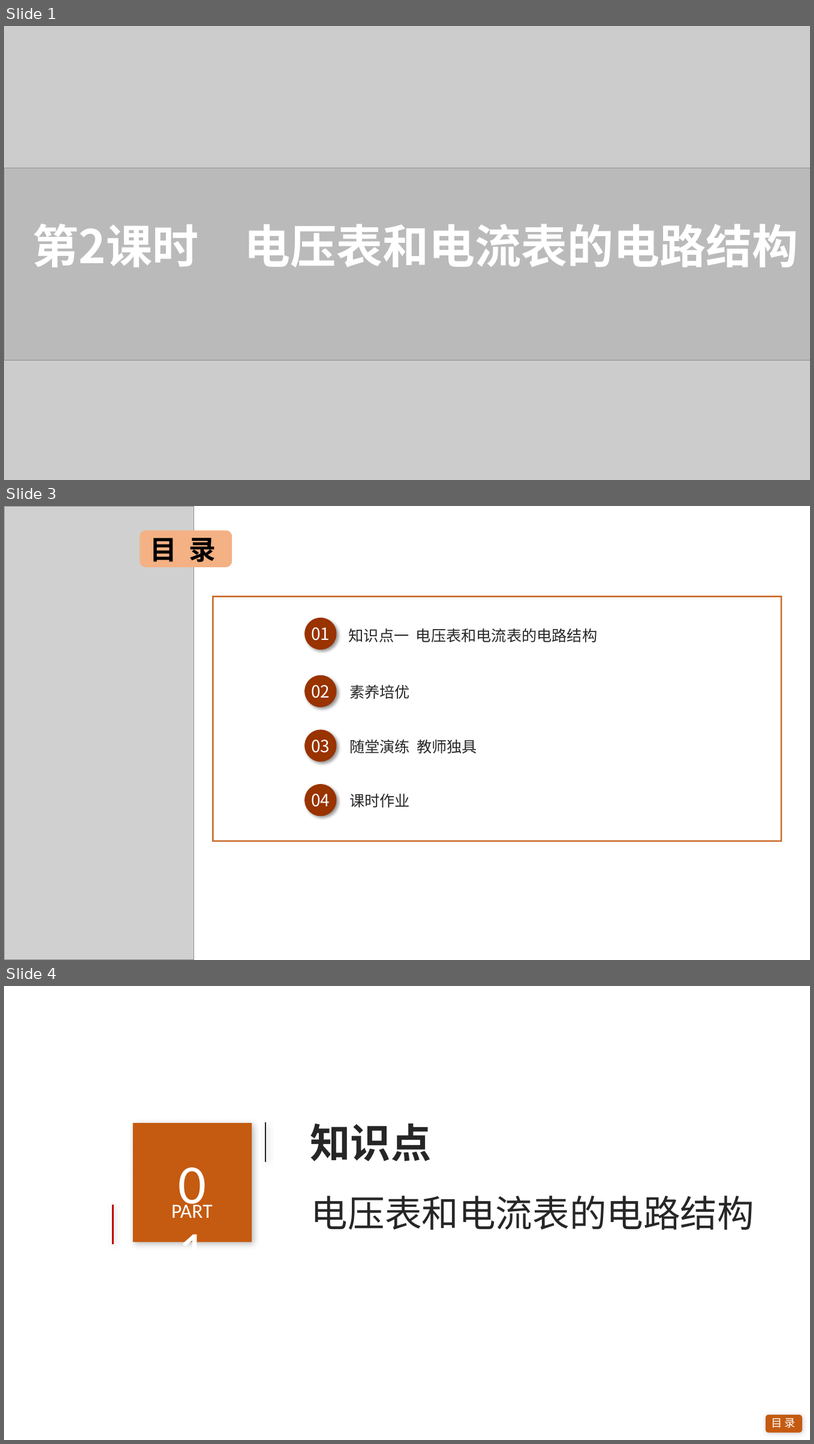
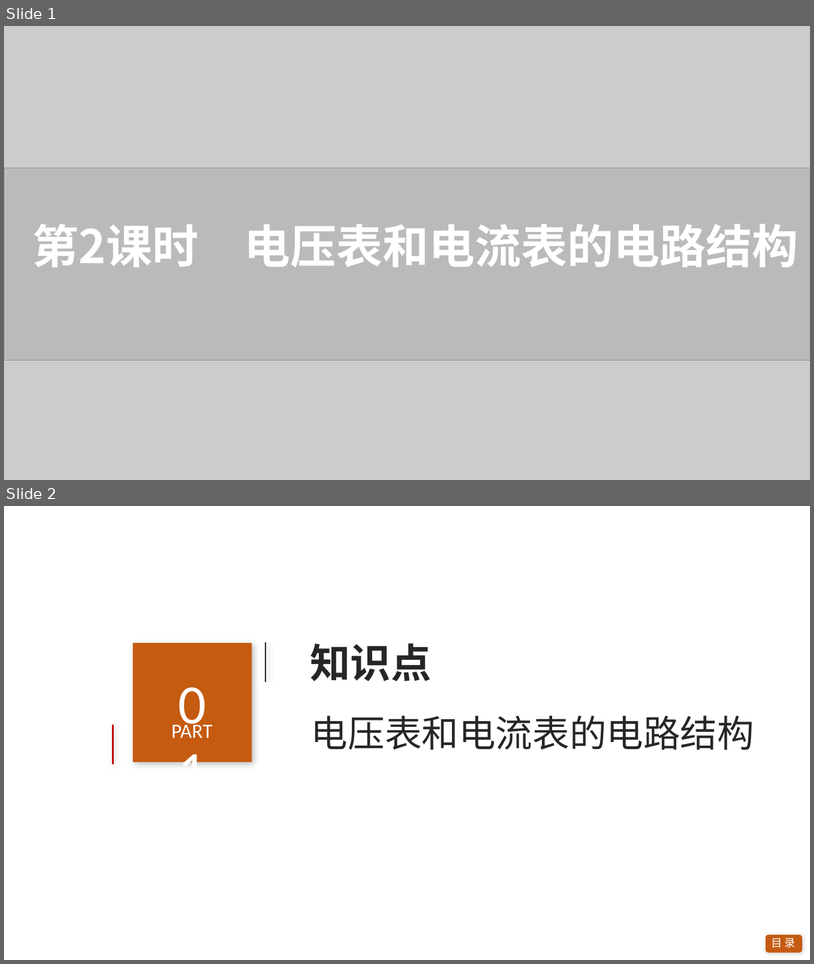
Before and after one commit to broshu/lab, a slide deck: ppt/电压表和电流表的电路结构.pptx. Shown one above the other, each under a label of ours: slides 1, 3 and 4 before the commit, slides 1 and 2 after it; the slides between them are not shown. The pictures are 814x1444 and 814x964 pixels, drawn with LibreOffice and Linux fonts; fonts in the diff are those of the drawing; grey boxes stand for pictures; background and template pictures are left out; a plain dark background stands for a picture behind light text. Boxes give left, top, right and bottom in pixels: in the first picture for what was removed or moved away, otherwise in the second. Text is boxed around its words. In the diff, an @@ line names an element or a change of style, - is before the commit and + after.

```diff
--- a/ppt/电压表和电流表的电路结构.pptx
+++ b/ppt/电压表和电流表的电路结构.pptx
@@ slide 3 removed at (4, 506, 810, 960), background #FFFFFF @@
@@ picture removed at (4, 506, 194, 959) @@
@@ rounded rectangle removed at (140, 530, 233, 567) @@
-目 录
@@ rectangle removed at (213, 597, 782, 841) @@
@@ ellipse removed at (305, 618, 337, 649) @@
-01
@@ text removed at (349, 628, 597, 642) @@
-知识点一 电压表和电流表的电路结构
@@ ellipse removed at (305, 675, 337, 707) @@
-02
@@ text removed at (350, 684, 410, 699) @@
-素养培优
@@ ellipse removed at (305, 729, 337, 761) @@
-03
@@ text removed at (350, 739, 477, 753) @@
-随堂演练 教师独具
@@ ellipse removed at (305, 784, 337, 816) @@
-04
@@ text removed at (350, 793, 410, 807) @@
-课时作业
@@ what was slide 4 is now slide 2 @@
```
Also in this commit, not shown: 1 other slide removed.
